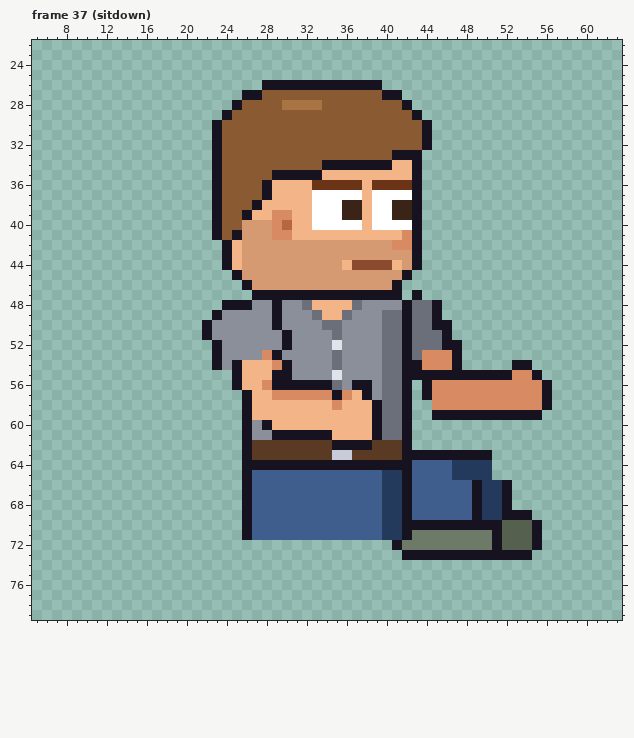
Edited in one commit: pixel-art file (sprites/expo/expo_atta_right_anim.aseprite). Above is the file before it was changed.
64x80 pixels, 129 frames. Shown: frame 37 (sitdown): x 5..63, y 22..79. The old version is drawn lined up with the new one. The commit also changed other frames, which this record leaves out.
Once edited:
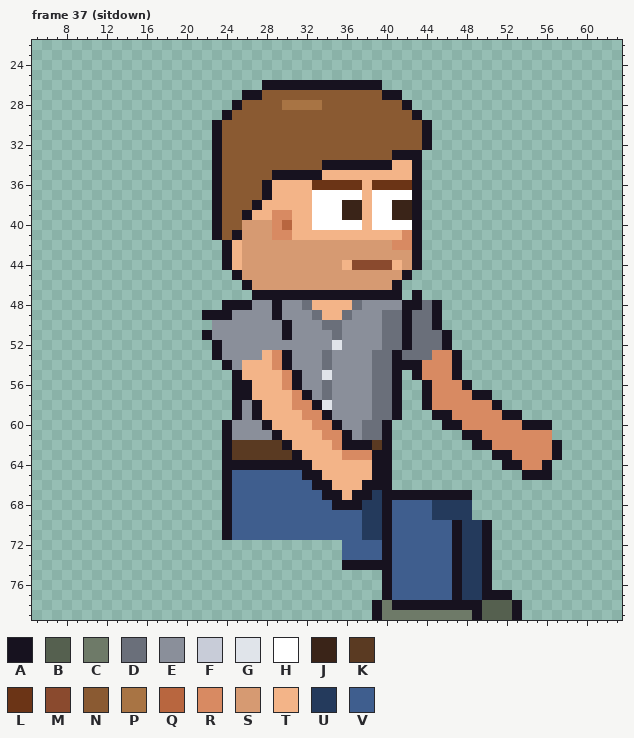
Palette (. is transparent): A #17121f  B #55604f  C #6e7a68  D #6a6f7a  E #8a8f9a  F #c8ccd8  G #e0e4ea  H #ffffff  J #3a2418  K #5a3a22  L #6b3416  M #8a4a2e  N #8a5a32  P #a87444  Q #b8663f  R #d88a62  S #d69a72  T #f3b488  U #243a5c  V #3f5e8e
What changed:
whole drawing moved by +2,-6 (the old picture is shown already moved)
Changed rows in their new state; - is an unchanged pixel.
Frame 37 (sitdown):
first column x 22:
48 ---------------------A--------------
49 A-A---------------------------------
50 .------EA---------------.-----------
52 --------E----------------.----------
53 ------TRA---DE---D-AD-D-------------
54 -.AE--------DE---D-A-----------..---
55 -------TRA--GE---D-A.-RRR-........--
56 ----A-TTR-EEDE-EED-A.-----A........-
57 ---A---TT-AEDEEEED-A.------AA......-
58 ---AEA---RRAGEEEED-A.-A------A.....-
59 ---AEA----RRAEEEED-A.----RRRRR--..--
60 --AEE------RRAEEDDA..---AARRRRRRAAA-
61 --AEE---TTTTRRAEDDA..-----AARRRRRRR-
62 --AKK---ATTTTR----A..------AARRRRRRA
63 --AKK----ATTTTRRRAA..........AARRRRA
64 --AA-------TTTTTT--..........-AARRA-
65 --AVV-----AATTTTTAA..........---AAA-
66 --AVV------AATTTAAA............-----
67 --AVV-------AATAAUAA-AAAAAA....-----
68 --AVV--------AAAUUAVV--UUUU....-----
69 --AVV-----------UUAVV--UUUU......---
70 --AVV-----------UUAVVVVVV-UU-.....--
71 --AVV-----------UUAVVVVVVAUUA.....--
72 --------------VVVVAVVVVVVAUUA.....--
73 --------------VVVVAVVVVVV-UU-....---
74 --------------AAAAAVVVVVVAUUA-------
75 ------------------AVVVVVVAUUA-------
76 ------------------AVVVVVVAUUA-------
77 ------------------AVVVVVVAUUAAA-----
78 -----------------ACAAAAAAAAABBBA----
79 -----------------ACCCCCCCCCABBBA----
Boxes around the changes in both pictures, in picture pixels (x1, y1, x2, y2):
changed: (202, 300, 562, 620)
